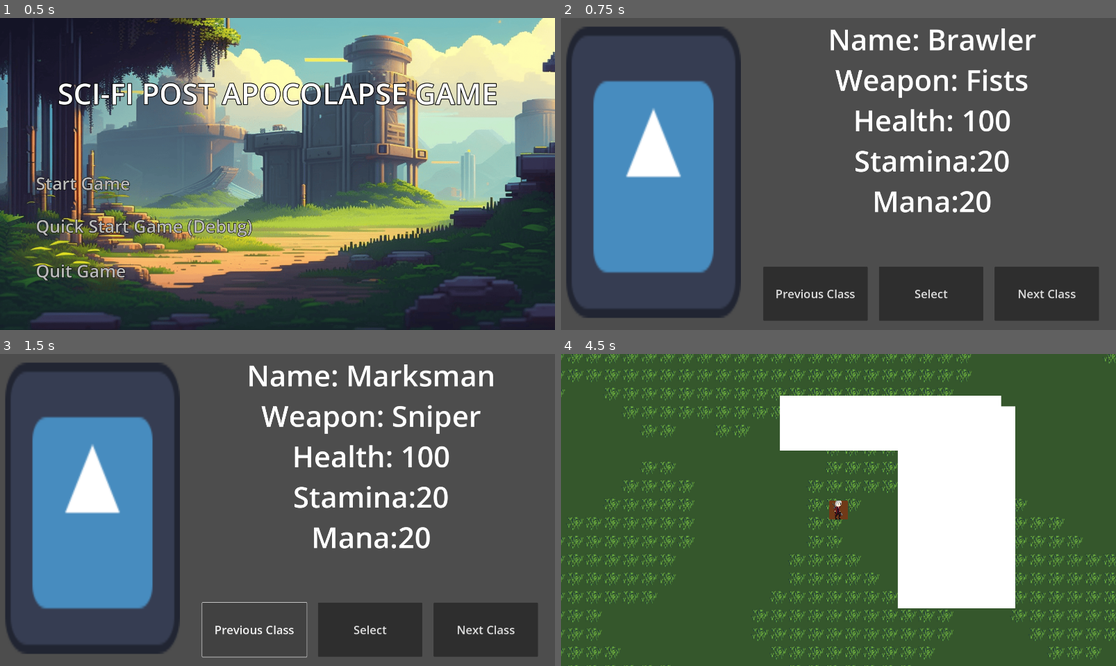
Above: before the commit, frames 1-4 (two rows, left to right).
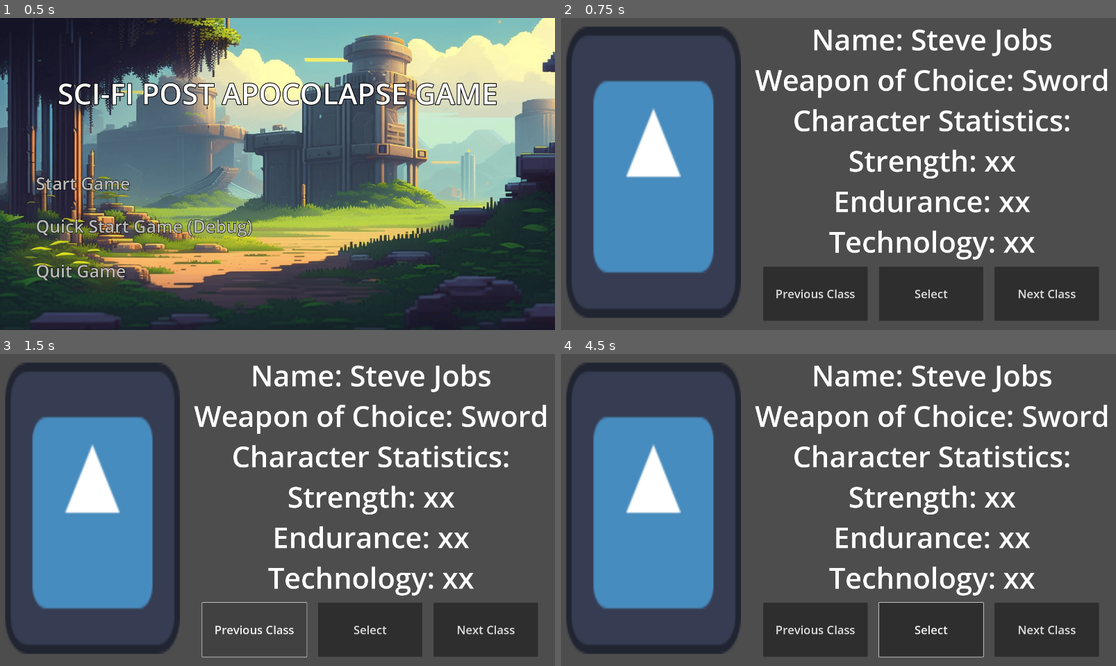
Above: after the commit, the same moments.

Repository: OwenFrakes/PBP.OJJ_RPG
Game: Godot game, scene res://Scenes/titleScreen.tscn
Two runs of this game, one before a commit and one after it. Both use one fixed random seed, a clock stepped at 60 frames per second and the inputs below. The engine's default icon, where the game draws it, is replaced by a stand-in: a white triangle on a blue panel in a dark square.
Inputs (mouse positions are in pixels of both pictures, inside the frame that each line leads up to):
- Up to frame 1 (0.5 s): no input
- Up to frame 2 (0.75 s): click "Start Game" at 0.5 s
- Up to frame 3 (1.5 s): click "Previous Class" at 1.25 s
- Up to frame 4 (4.5 s): click "Next Class" at 2 s; click "Next Class" at 2.75 s; click "Select" at 3.5 s; tap Enter at 4.25 s; move the mouse to (960, 494) at 4.27 s; hold D (Right) from 4.28 s (still down)

Frame 1 is identical in both runs. In frame 2, 7.7% of the frame differs, in the area x 34-99%, y 3-78%; in frame 3, 8.0%; in frame 4, 97%, in the area x 0-100%, y 0-100%.
Error after the commit: Parse Error: Too many arguments for "setWeapon()" call. Expected at most 3 but received 4. (res://Scripts/player_class.gd:19)

Commit message:
Importing Combat
Forgot Weapons

Diff:
--- /dev/null
+++ b/pbp.ojj_rpg/Scripts/attack.gd
@@ -0,0 +1,30 @@
+class_name attack
+extends Node
+var aName: String
+var damage: float
+var hCost: float
+var mCost: float
+var type: String
+var learnLevel: float
+
+func setAttack(tName: String, tDamage: float, tHCost: float, tMCost: float, tempType: String, tLearnLevel: float):
+	aName = tName
+	damage = tDamage
+	hCost = tHCost
+	mCost = tMCost
+	type = tempType
+	learnLevel = tLearnLevel
+
+#get functions
+func getName():
+	return aName
+func getDamage():
+	return damage
+func getHealthCost():
+	return hCost
+func getManaCost():
+	return mCost
+func getType():
+	return type
+func getLearnLevel():
+	return learnLevel
--- a/pbp.ojj_rpg/Scripts/class_select.gd
+++ b/pbp.ojj_rpg/Scripts/class_select.gd
@@ -9,19 +9,24 @@
 	classes.resize(5)
 
 	#Brawler
-	classes[0] = PlayerClass.new("Brawler", 100, 20,20, "Fists", 40, 50)
+	classes[0] = PlayerClass.new()
+	classes[0].setClass("Brawler", 100, 20,20, "Fists", 40, 50, "bash", ["electric", "ice"])
 
 	#Swordsman
-	classes[1] = PlayerClass.new("Swordsman", 50, 10,6, "Sword", 40, 50)
+	classes[1] = PlayerClass.new()
+	classes[1].setClass("Swordsman", 50, 10,6, "Sword", 40, 50, "slash", ["dark", "fire"])
 
 	#Gun Slinger
-	classes[2] = PlayerClass.new("Gun Slinger", 100, 20,8, "Revolver", 40, 50)
+	classes[2] = PlayerClass.new()
+	classes[2].setClass("Gun Slinger", 100, 20,8, "Revolver", 40, 50, "pierce", ["pierce", "light"])
 
 	#Engineer
-	classes[3] = PlayerClass.new("Engineer", 100, 20,20, "Wrench", 40, 50)
+	classes[3] = PlayerClass.new()
+	classes[3].setClass("Engineer", 100, 20,20, "Wrench", 40, 50, "bash", ["slash", "dark"])
 
 	#Marksman
-	classes[4] = PlayerClass.new("Marksman", 100, 20,20, "Sniper", 40, 50)
+	classes[4] = PlayerClass.new()
+	classes[4].setClass("Marksman", 100, 20,20, "Sniper", 40, 50, "pierce", ["light, fire"])
 
 	#Change text to tell player what they have selected.
 	pClass = classes[0]
--- /dev/null
+++ b/pbp.ojj_rpg/Scripts/enemy.gd
@@ -0,0 +1,37 @@
+class_name Enemy
+extends Node
+
+var eName = "THE RIZZASTARD"
+var health = 10
+var mana = 10
+var weakness: Array
+var moveset: Array
+var count = 0
+
+
+# Called when the node enters the scene tree for the first time.
+func setEnemy(tName: String, tHealth: float, tMana: float, tWeakness: Array, tMoveset: Array):
+	eName = tName
+	health = tHealth
+	mana = tMana
+	weakness.resize(tWeakness.size())
+	moveset.resize(tMoveset.size())
+
+	count = 0
+	while count < tWeakness.size():
+		weakness[count] = tWeakness[count]
+		count += 1
+
+	count = 0
+	while count < tMoveset.size():
+		moveset[count] = tMoveset[count]
+		count += 1
+
+func getName():
+	return eName
+func getHealth():
+	return health
+func getWeakness(pos: int):
+	return weakness[pos]
+func stringInfo() -> String:
+	return eName + "\n" + str(health) + "\n" + str(mana) + "\n"
--- /dev/null
+++ b/pbp.ojj_rpg/Scripts/enemy_body.gd
@@ -0,0 +1,125 @@
+class_name EnemyBody
+extends Sprite2D
+
+#Sprite / Tile size
+var tile_size = 64.0
+
+#Variables
+var desired_position = position
+var movement_cooldown = 0
+@onready var player = $"../Player"
+var player_position : Vector2
+var detection_range = 8
+var inFight = false
+var enemies = []
+@onready var map_tile_set = $"../World Terrain"
+var moveset = []
+
+# Called when the node enters the scene tree for the first time.
+func _ready() -> void:
+
+	var posX = (int(position.x / tile_size) * tile_size) + (tile_size / 2)
+	var posY = (int(position.y / tile_size) * tile_size) + (tile_size / 2)
+	position = Vector2(posX, posY)
+	desired_position = Vector2(posX, posY)
+
+	scale = Vector2(tile_size/texture.get_width(), tile_size/texture.get_height())
+
+	#enemy moves setup
+	moveset.resize(4)
+	moveset[0] = attack.new()
+	moveset[0].setAttack("Basic Attack", 10, 0, 0, "pierce", 0)
+	moveset[1] = attack.new()
+	moveset[1].setAttack("Basic Fire", 10, 0, 2, "fire", 0)
+	moveset[2] = attack.new()
+	moveset[2].setAttack("Basic Light", 10, 0, 2, "light", 0)
+	moveset[3] = attack.new()
+	moveset[3].setAttack("Basic Dark", 10, 0, 0, "dark", 0)
+
+	#enemy setup
+	enemies.append(Enemy.new())
+	enemies[0].setEnemy("ma,e", 20, 20, ["fire, ice"], moveset)
+	enemies.append(Enemy.new())
+	enemies[1].setEnemy("goku", 20, 20, ["fire, ice"], moveset)
+	enemies.append(Enemy.new())
+	enemies[2].setEnemy("dante", 20, 20, ["fire, ice"], moveset)
+
+func move(point : Vector2, delta : float):
+	if(movement_cooldown <= 0):
+		#Get wether the enemy is farther from the player in the y or x dimension.
+		var xDiff = player_position.x - position.x
+		var yDiff = player_position.y - position.y
+
+		#Get predicted tile.
+		var tile_pos = map_tile_set.local_to_map(position)
+		var next_tile_x = map_tile_set.local_to_map(position + Vector2(clampi(xDiff, -tile_size, tile_size), 0))
+		var next_tile_y = map_tile_set.local_to_map(position + Vector2(0, clampi(yDiff, -tile_size, tile_size)))
+
+		#STEP 1, DOES THAT TILE WORK. OTHERWISE CHANGE IT AND CHECK AGAIN.
+		if(abs(xDiff) >= abs(yDiff) && viableTile(next_tile_x)):
+			desired_position = map_tile_set.map_to_local(next_tile_x)
+		elif(abs(xDiff) < abs(yDiff) && viableTile(next_tile_y)):
+			desired_position = map_tile_set.map_to_local(next_tile_y)
+		elif(viableTile(next_tile_x)):
+			desired_position = map_tile_set.map_to_local(next_tile_x)
+		elif(viableTile(next_tile_y)):
+			desired_position = map_tile_set.map_to_local(next_tile_y)
+		else:
+			pass
+
+		##map_tile_set.get_cell_atlas_coords(tile_pos).x == 7
+		#if(abs(xDiff) >= abs(yDiff)):
+		#	#desired_position.x = position.x + clampi(xDiff, -tile_size, tile_size)
+		#	if(xDiff < 0):
+		#		pass
+		#	pass
+		#else:
+		#	#desired_position.y = position.y + clampi(yDiff, -tile_size, tile_size)
+		#	pass
+		#if(map_tile_set.get_cell_atlas_coords(next_tile).x == 7):
+		#	pass
+
+		movement_cooldown = 0.25
+	else:
+		movement_cooldown -= delta
+
+func viableTile(want_tile) -> bool:
+	if(map_tile_set.get_cell_atlas_coords(want_tile).x == 7):
+		return false
+	return true
+
+func moveAnimation(point : Vector2, delta : float):
+	position = position.move_toward(point, 500 * delta)
+
+# Called every frame. 'delta' is the elapsed time since the previous frame.
+func _process(delta: float) -> void:
+	player_position = player.position
+
+	#If within 1 tile of the player, initiate battle.
+	if(!inFight && inCloseRange(player_position)):
+		inFight = true
+		player.battle(self)
+
+	elif(!inFight && inRange(player_position)):
+		#Move the desired position towards the player.
+		move(player_position, delta)
+
+	#Actually move it.
+	moveAnimation(desired_position, delta)
+
+func inCloseRange(given_player_position) -> bool:
+	# Get distance from enemy to player.
+	var player_distance = (given_player_position - position).abs()
+	# (1 * tile_size) is just tile_size, but (1 * tile_size) is more legable meaning just 1 tile.
+	if(player_distance.x <= (1 * tile_size) && player_distance.y <= (1 * tile_size)):
+		return true
+	return false
+
+func inRange(given_player_position) -> bool:
+	# Get distance from enemy to player.
+	var player_distance = (given_player_position - position).abs()
+	# Make the detection range.
+	var detection_distance = tile_size * detection_range
+	if(player_distance.x < detection_distance && player_distance.y < detection_distance):
+		return true
+	return false
--- /dev/null
+++ b/pbp.ojj_rpg/Scripts/player.gd
@@ -0,0 +1,315 @@
+class_name player
+extends CharacterBody2D
+
+#Sprite / Tile size
+var tile_size = 64.0
+
+#Variables
+var player_sprite : Sprite2D
+var player_collision : CollisionShape2D
+var movement_cooldown = 0
+var player_size : Vector2
+var desired_position = position
+@export var picture : String
+var inFight = false
+@onready var main_menu_panel = $PauseMenu
+
+#Battle Variables
+@onready var battle_camera = $"../BattleCamera"
+@onready var player_camera = $PlayerCamera
+@onready var enemy_label = $"../BattleCamera/EnemiesLabel"
+@onready var map_tile_set = $"../World Terrain"
+var enemies: EnemyBody
+var movePos: int
+var enemyPos: int
+var playerHP: float
+var playerMana: float
+
+#Leveling Variables
+var level: float
+var exp: float
+var required_exp: float
+var moveset: Array
+var count: float
+var check: bool
+
+#Players Class
+var player_Class: PlayerClass
+
+## START UP ########################################################################################
+func _ready() -> void:
+	posToMap(position)
+
+	#Give the player their sprite body.
+	player_sprite = Sprite2D.new()
+	player_sprite.texture = load(picture)
+	# The size of each picture will be 32x32 pixels.
+	# Scale will be changed to make the size of the picture so. Where scale is : scale = 32/t
+	player_sprite.scale = Vector2(tile_size/player_sprite.texture.get_width(), \
+								  tile_size/player_sprite.texture.get_height())
+	player_sprite.z_index = 5
+	add_child(player_sprite)
+
+	#Give the player their collisions.
+	player_collision = CollisionShape2D.new()
+	var rectangle_shape = RectangleShape2D.new()
+	var sprite_size_x = player_sprite.scale.x * player_sprite.texture.get_width()
+	var sprite_size_y = player_sprite.scale.y * player_sprite.texture.get_height()
+	player_size = Vector2(sprite_size_x, sprite_size_y)
+	rectangle_shape.size = Vector2(sprite_size_x / 2, sprite_size_y / 2)
+	player_collision.shape = rectangle_shape
+	add_child(player_collision)
+
+	#Add Class to Player
+	player_Class = PlayerClass.new()
+	player_Class.setClass(PlayerStats.selected_player_class.getName(), \
+						PlayerStats.selected_player_class.getHealth(), \
+						PlayerStats.selected_player_class.getStamina(), \
+						PlayerStats.selected_player_class.getMana(), \
+						PlayerStats.selected_player_weapon.getName(), \
+						PlayerStats.selected_player_weapon.getDamage(), \
+						PlayerStats.selected_player_weapon.getAttackSpeed(), \
+						PlayerStats.selected_player_weapon.getType(), \
+						PlayerStats.selected_player_class.getWeakness())
+
+	#Start Moveset
+	count = 0
+	moveset.resize(0)
+	moveset.append(attack.new())
+	moveset[count] = player_Class.getLearnset()[count]
+	count += 1
+
+
+
+## EVERY FRAME #####################################################################################
+# Called every frame. 'delta' is the elapsed time since the previous frame.
+func _process(delta: float) -> void:
+
+	if(Input.is_action_just_pressed("EscapeAction")):
+		pauseMenu()
+
+	#If not in a fight, the player can move.
+	if(!inFight):
+		move(delta)
+
+	#Actually move the player to the desired position.
+	moveAnimation(desired_position, delta)
+
+## PAUSE MENU METHODS ##############################################################################
+func pauseMenu():
+	if(get_tree().paused == false):
+		pauseGame()
+
+	elif(get_tree().paused == true):
+		resumeGame()
+
+func mainMenu():
+	resumeGame()
+	get_tree().change_scene_to_file("res://Scenes/titleScreen.tscn")
+
+func quitGame():
+	resumeGame()
+	get_tree().quit()
+
+#Pauses the Game and brings up the menu.
+func pauseGame():
+	get_tree().paused = true
+	main_menu_panel.show()
+
+#Resumes the game and hides the menu.
+func resumeGame():
+	get_tree().paused = false
+	main_menu_panel.hide()
+
+func _shortcut_input(event: InputEvent) -> void:
+	if (event.is_action("EscapeAction")):
+		resumeGame()
+
+## MOVEMENT METHODS ################################################################################
+func move(delta : float):
+
+	var tile_pos = map_tile_set.local_to_map(position)
+	var move_direction = Input.get_vector("Left", "Right", "Down", "Up")
+
+	if(movement_cooldown <= 0 && move_direction != Vector2(0,0)):
+		match(move_direction):
+			Vector2(1,0):
+				tile_pos += Vector2i(1,0)
+			Vector2(0,1):
+				tile_pos += Vector2i(0,-1)
+			Vector2(-1,0):
+				tile_pos += Vector2i(-1,0)
+			Vector2(0,-1):
+				tile_pos += Vector2i(0,1)
+		#Check what the next tile is.
+		if(map_tile_set.get_cell_atlas_coords(tile_pos).x == 7):
+			pass
+		else:
+			desired_position = map_tile_set.map_to_local(tile_pos)
+			movement_cooldown = 0.25
+	else:
+		#Subtract time from the cooldown.
+		movement_cooldown -= delta
+
+func moveAnimation(point : Vector2, delta : float):
+	#Move towards the desired position.
+	position = position.move_toward(point, 500 * delta)
+
+func posToMap(player_position : Vector2):
+	var tile_pos = map_tile_set.local_to_map(player_position)
+	var center_pos = map_tile_set.map_to_local(tile_pos)
+	desired_position = center_pos
+	position = center_pos
+
+## BATTLE METHODS ##################################################################################
+func battle(enemy_group : EnemyBody):
+	PlayerStats.enemy = enemy_group
+	enemies = enemy_group
+	inFight = true
+	battle_camera.readyBattle(enemy_group)
+	switchBattleCamera()
+	playerHP = player_Class.getHealth()
+	playerMana = player_Class.getMana()
+
+	$"../BattleCamera/Attacks/AttackList".clear()
+	count = 0
+	while(count < moveset.size()):
+		$"../BattleCamera/Attacks/AttackList".add_item(moveset[count].getName(), null, true)
+		count += 1
+
+	$"../BattleCamera/Attacks/AttackList/EnemyChoice".clear()
+	count = 0
+	while(count < enemies.enemies.size()):
+		$"../BattleCamera/Attacks/AttackList/EnemyChoice".add_item(enemies.enemies[count].getName(), null, true)
+		count += 1
+
+
+func battleWin():
+	PlayerStats.enemy.free()
+	inFight = false
+	switchBattleCamera()
+	exp += 20
+	if exp >= required_exp:
+		levelUp()
+
+func battleLose():
+	PlayerStats.enemy.free()
+	inFight = false
+	switchBattleCamera()
+
+func _on_fight_btn_pressed() -> void:
+	if $"../BattleCamera/Attacks".visible == false:
+		$"../BattleCamera/Attacks".visible = true
+	else:
+		$"../BattleCamera/Attacks".visible = false
+
+func switchBattleCamera():
+	if(player_camera.is_current()):
+		battle_camera.make_current()
+		battle_camera.visible = true
+	else:
+		player_camera.make_current()
+		battle_camera.visible = false
+
+func _on_attack_list_item_clicked(index: int, at_position: Vector2, mouse_button_index: int) -> void:
+	count = 0
+
+	$"../BattleCamera/Attacks/AttackList/EnemyChoice".clear()
+	while(count < enemies.enemies.size()):
+		$"../BattleCamera/Attacks/AttackList/EnemyChoice".add_item(enemies.enemies[count].getName(), null, true)
+		count += 1
+
+	$"../BattleCamera/Attacks/AttackList/EnemyChoice".visible = true
+	while(count<moveset.size()):
+		if(moveset[count].getName() == $"../BattleCamera/Attacks/AttackList".get_item_text(count)):
+			print("found")
+			movePos = count
+			break
+		else:
+			count += 1
+
+func _on_enemy_choice_item_clicked(index: int, at_position: Vector2, mouse_button_index: int) -> void:
+	enemyPos = index
+	if enemies.enemies.size() >= 0:
+		count = 0
+		while (count <= enemies.enemies.size()):
+			enemyAttack(count)
+			count += 1
+	playerAttack()
+	$"../BattleCamera/Attacks".visible = false
+	$"../BattleCamera/Attacks/AttackList/EnemyChoice".visible = false
+
+func playerAttack():
+	var enemyHP = enemies.enemies[enemyPos].getHealth()
+	enemyHP -= moveset[movePos].getDamage() * getPlayerAttackEffectiveness()
+	enemies.enemies[enemyPos].health = enemyHP
+	playerHP -= moveset[movePos].getHealthCost()
+	playerMana -= moveset[movePos].getManaCost()
+	if enemyHP <= 0:
+		enemies.enemies.remove_at(enemyPos)
+		$"../BattleCamera/PlayerLabel".text = "Player: \n"
+		$"../BattleCamera/PlayerLabel".text += (str(player_Class.getName()) + "\n" + str(playerHP) + "\n" +  str(player_Class.getStamina()) + "\n" + str(player_Class.getMana()))
+		$"../BattleCamera/EnemiesLabel".text = "Enemies: \n"
+		count = 0
+		for enemy in enemies.enemies:
+			$"../BattleCamera/EnemiesLabel".text += (enemy.stringInfo())
+	if enemies.enemies.size() == 0:
+		battleWin()
+
+
+
+func enemyAttack(enemyLoc: int):
+	var tempAttack = getEnemyAttack(enemyLoc)
+	playerHP -= tempAttack.getDamage() * getEnemyAttackEffectiveness(tempAttack.getType(), enemyLoc)
+
+#this local variable of enemyPos is being fed an int from enemyAttack()
+func getEnemyAttack(enemyLoc: int):
+	count = 0
+	var weakCount = 0
+	#for each of the players weaknesses, check if an enemy move matches typing.
+	while(weakCount < player_Class.getWeakness().size()):
+		#for each move of the selected enemy
+		while(count < enemies.enemies[enemyLoc].moveset.size()):
+			#If an enemy's move matches a player weakness, return that move. Else iterate
+			if enemies.enemies[enemyLoc].moveset[count].getType() == player_Class.getWeakness()[weakCount]:
+				return enemies.enemies[enemyLoc].moveset[count]
+			else:
+				count += 1
+		weakCount += 1
+	return enemies.enemies[enemyLoc].moveset[0]
+
+
+func getEnemyAttackEffectiveness(attackType: String, enemyLoc: int):
+	count = 0
+	var weakCount = 0
+	#for each of the players weaknesses, check if an enemy move matches typing.
+	while(weakCount < player_Class.getWeakness().size()):
+		#for each move of the selected enemy
+		while(count < enemies.enemies[enemyLoc].moveset.size()):
+			#If an enemy's move matches a player weakness, return that move. Else iterate
+			if enemies.enemies[enemyLoc].moveset[count].getType() == player_Class.getWeakness()[weakCount]:
+				return 2
+			else:
+				count += 1
+		weakCount += 1
+	return 1
+
+func getPlayerAttackEffectiveness():
+	count = 0
+	while(count < enemies.enemies[enemyPos].weakness.size()):
+		if(moveset[movePos].getType() == enemies.enemies[enemyPos].getWeakness(count)):
+			return 2
+			break
+		else:
+			count += 1
+	return 1
+
+## LEVELING METHODS ##################################################################################
+func levelUp():
+	level += 1
+	exp = exp - required_exp
+	required_exp += 100
+	if level == player_Class.getLearnset()[count].getLearnLevel():
+		moveset.append(attack.new())
+		moveset[count] = player_Class.getLearnset()[count]
+		count += 1
--- a/pbp.ojj_rpg/Scripts/player_class.gd
+++ b/pbp.ojj_rpg/Scripts/player_class.gd
@@ -5,22 +5,44 @@
 var stamina
 var mana
 var pWeapon: PlayerWeapon
+var weakness: Array
+var learnset: Array
+var count = 0
+var tAttack = attack.new()
 
-func _init(tempName: String = "", temphealth: float = 1, tempstamina: float = 1, tempmana: float = 1, tempWName: String = "", tempWDamage: float = 1, tempWSpeed = 1) -> void:
+func setClass(tempName: String, temphealth: float, tempstamina: float, tempmana: float, tempWName: String, tempWDamage: float, tempWSpeed: float, tempWType: String, tempWeak: Array):
 	cName = tempName
 	health = temphealth
 	stamina = tempstamina
 	mana = tempmana
 	pWeapon = PlayerWeapon.new()
-	pWeapon.setWeapon(tempWName, tempWDamage, tempWSpeed)
+	pWeapon.setWeapon(tempWName, tempWDamage, tempWSpeed, tempWType)
+	weakness.resize(tempWeak.size())
 
-func setClass(tempName: String, temphealth: float, tempstamina: float, tempmana: float, tempWName: String, tempWDamage: float, tempWSpeed):
-	cName = tempName
-	health = temphealth
-	stamina = tempstamina
-	mana = tempmana
-	pWeapon = PlayerWeapon.new()
-	pWeapon.setWeapon(tempWName, tempWDamage, tempWSpeed)
+	weakness = tempWeak
+
+
+	learnset.resize(10)
+	learnset[0] = attack.new()
+	learnset[0].setAttack("Basic Attack", pWeapon.damage, 2, 0, pWeapon.type, 1)
+	learnset[1] = attack.new()
+	learnset[1].setAttack("Moderate Fire", 15, 0, 3, "fire", 3)
+	learnset[2] = attack.new()
+	learnset[2].setAttack("Moderate Attack", pWeapon.damage * 1.5, 4, 0, pWeapon.type, 5)
+	learnset[3] = attack.new()
+	learnset[3].setAttack("Moderate Ice", 15, 0, 3, "ice", 7)
+	learnset[4] = attack.new()
+	learnset[4].setAttack("Moderate Electric", 15, 0, 3, "electric", 9)
+	learnset[5] = attack.new()
+	learnset[5].setAttack("MASSIVE Attack", pWeapon.damage * 2, 10, 0, pWeapon.type, 10) #You know what else is massive? LO-
+	learnset[6] = attack.new()
+	learnset[6].setAttack("Massive Light", 30, 0, 10, "light", 12)
+	learnset[7] = attack.new()
+	learnset[7].setAttack("Massive Dark", 30, 0, 10, "dark", 14)
+	learnset[8] = attack.new()
+	learnset[8].setAttack("Massive Fire", 30, 0, 3, "fire", 16)
+	learnset[9] = attack.new()
+	learnset[9].setAttack("TMOA", pWeapon.damage * 5, 0, 50, pWeapon.type, 20)
 
 #get the Variables
 func getName():
@@ -37,6 +59,10 @@
 	return pWeapon.getDamage()
 func getWeaponSpeed():
 	return pWeapon.getAttackSpeed()
+func getLearnset():
+	return learnset
+func getWeakness():
+	return weakness
 
 #set the Variables
 func setName(tempName: String):
--- a/pbp.ojj_rpg/Scripts/player_stats.gd
+++ b/pbp.ojj_rpg/Scripts/player_stats.gd
@@ -3,12 +3,10 @@
 # Stats of the Player go here as variables.
 var selected_player_class : PlayerClass
 var selected_player_weapon : PlayerWeapon
-var enemy
-var player_node_path
-var player_item_list
+var enemy : EnemyBody
 
 func stringInfo() -> String:
-		return selected_player_class.getName() + "\n" + \
+	return selected_player_class.getName() + "\n" + \
 		   str(selected_player_class.getHealth()) + "\n" + \
 		   str(selected_player_class.getStamina()) + "\n" + \
 		   str(selected_player_class.getMana()) + "\n"
